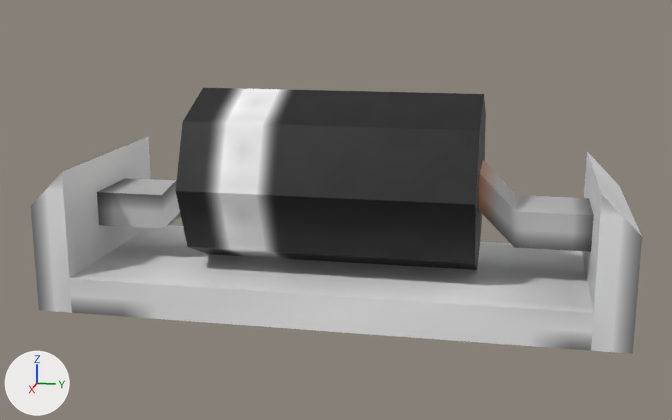
One commit to the Blender file assets/eln/model/PowerElectricPrimitives/PowerElectricPrimitives.blend: the scene before it, then after it.
The view is the same before and after, from a 50 mm camera at (1.603, 0.314, 0.56) aimed at (0.015, -0.003, 0.163). The lights are fixed; the arrows at lower left show +X, +Y and +Z.

The first picture shows 'Base', 'DiodeCables', 'DiodeCore'.
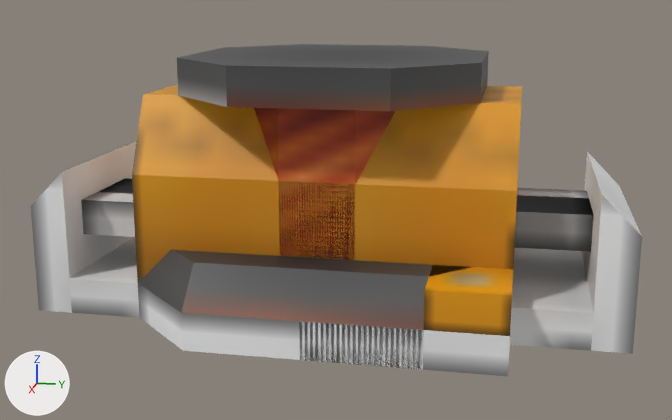
Boxes (x1, y1, x2, y2) around the edits, measured in the pictures (672 x 420 px):
'ResistorCore', shown (orange)
    after: (132, 84, 522, 336)
'InductorCore', shown
    after: (138, 44, 489, 330)
'InductorBaseExtention', shown
    after: (138, 284, 424, 370)
'ResistorBaseExtention', shown
    after: (299, 321, 511, 376)
'CapacitorCables', shown
    after: (113, 178, 594, 252)
'InductorCables', shown
    after: (81, 185, 589, 237)
'DiodeCore', unchanged, covered by the edit
    before: (176, 88, 486, 270)
'DiodeCables', unchanged, covered by the edit
    before: (97, 160, 594, 252)

What the commit changed:
Object 'ResistorCore' (ob_resistorcore) is now shown.
Object 'ResistorBaseExtention' (ob_resistorbaseextention) is now shown.
Object 'InductorCables' (ob_inductorcables) is now shown.
Object 'InductorCore' (ob_inductorcore) is now shown.
Object 'InductorBaseExtention' (ob_inductorbaseextention) is now shown.
Object 'CapacitorCables' (ob_capacitorcables) is now shown.
